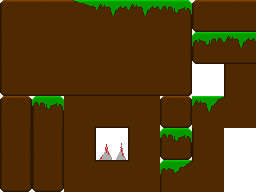
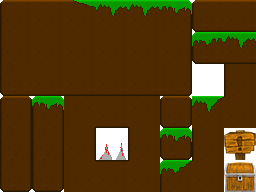
Comparing the layer stacks of the two 256 × 192 images. Changes:
added layer "End" above "Start" over [left=224, top=162, right=256, bottom=192]
added layer "Start" above "Spikes" over [left=224, top=130, right=256, bottom=160]
